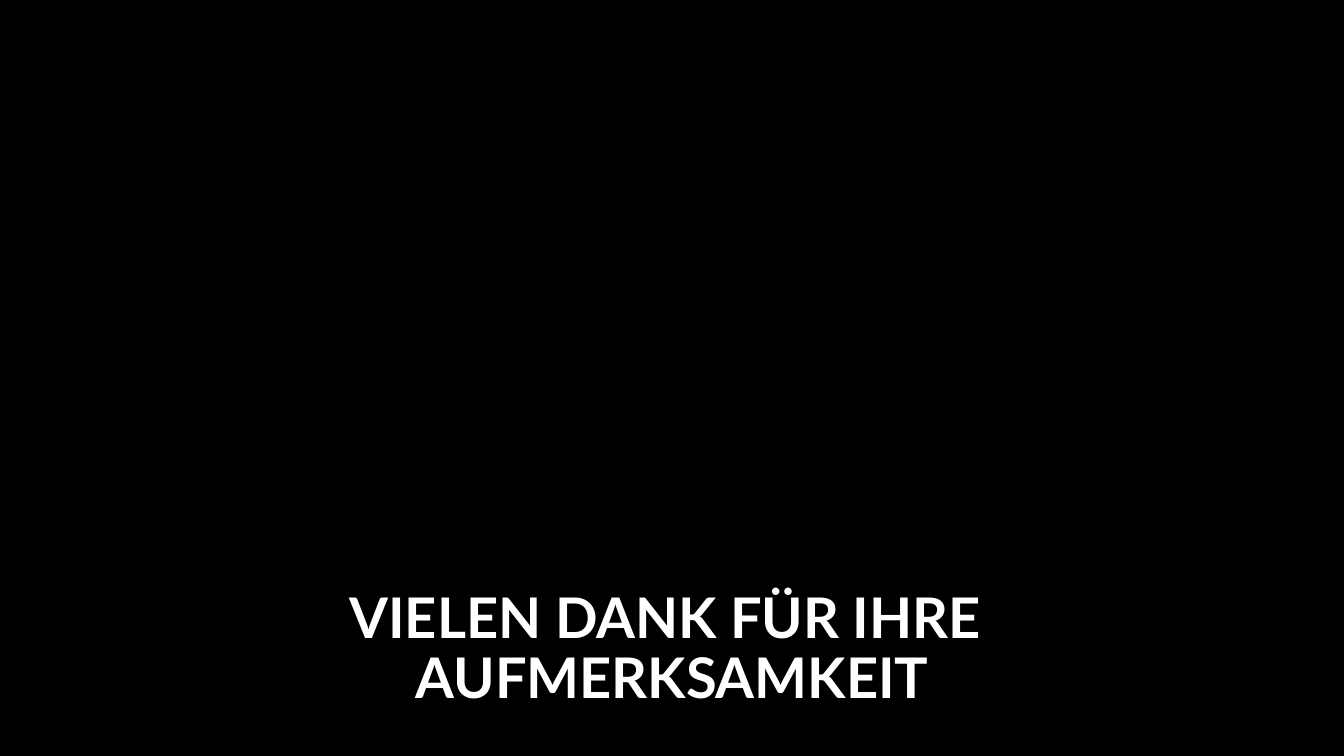
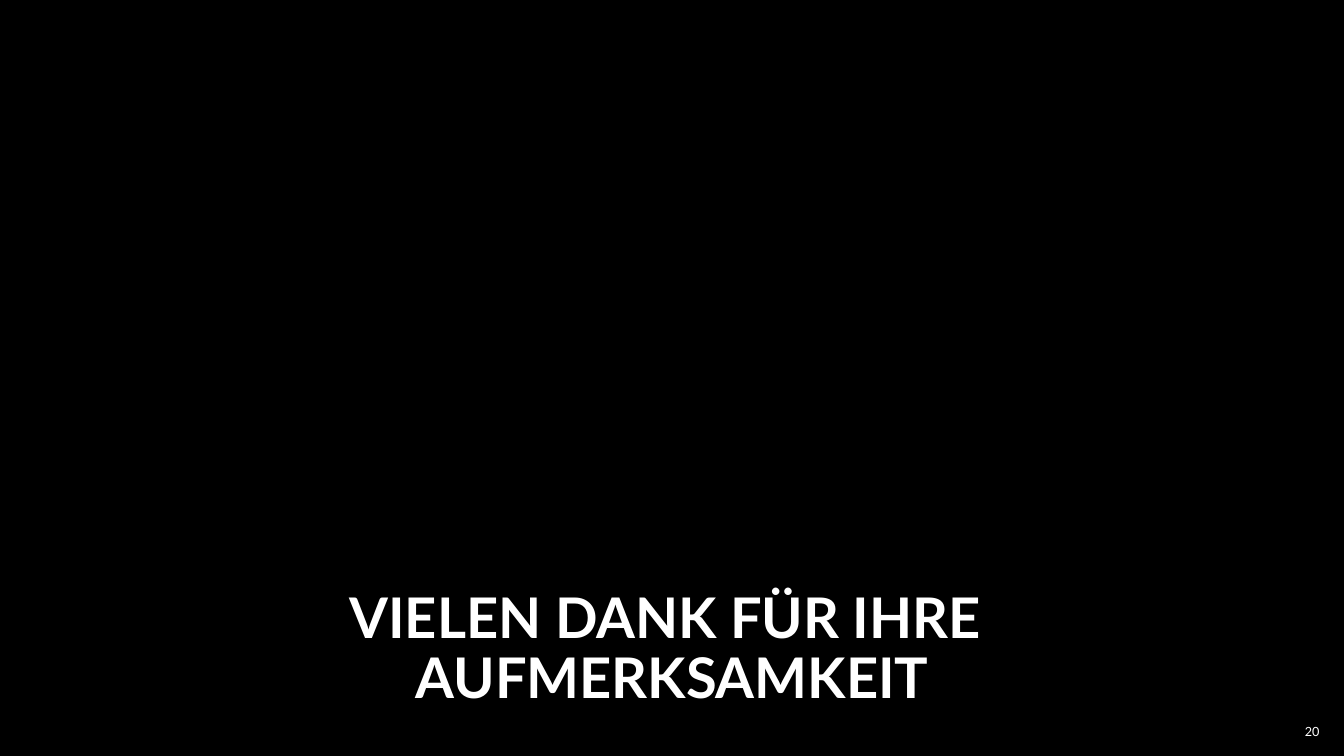
Before and after one commit to Froster2406/BAT2024, a slide deck: slide 20 of Dokumentation/presentation/BAT-EIT-FS24-Präs-Nicora-1507146.pptx (slide 17 before the commit). Drawn at 1344x756 pixels with LibreOffice and Linux fonts; fonts in the diff are those of the drawing; background and template pictures are left out. Boxes give left, top, right and bottom in pixels: in the first picture for what was removed or moved away, otherwise in the second. Text is boxed around its words. In the diff, an @@ line names an element or a change of style, - is before the commit and + after.

```diff
--- a/Dokumentation/presentation/BAT-EIT-FS24-Präs-Nicora-1507146.pptx
+++ b/Dokumentation/presentation/BAT-EIT-FS24-Präs-Nicora-1507146.pptx
@@ page number added at bbox=[1305, 727, 1320, 736], 9 pt, text #FFFFFF @@
+20
```
Also in this commit, not shown: 16 other slides changed, 3 slides added, 2 other files.
